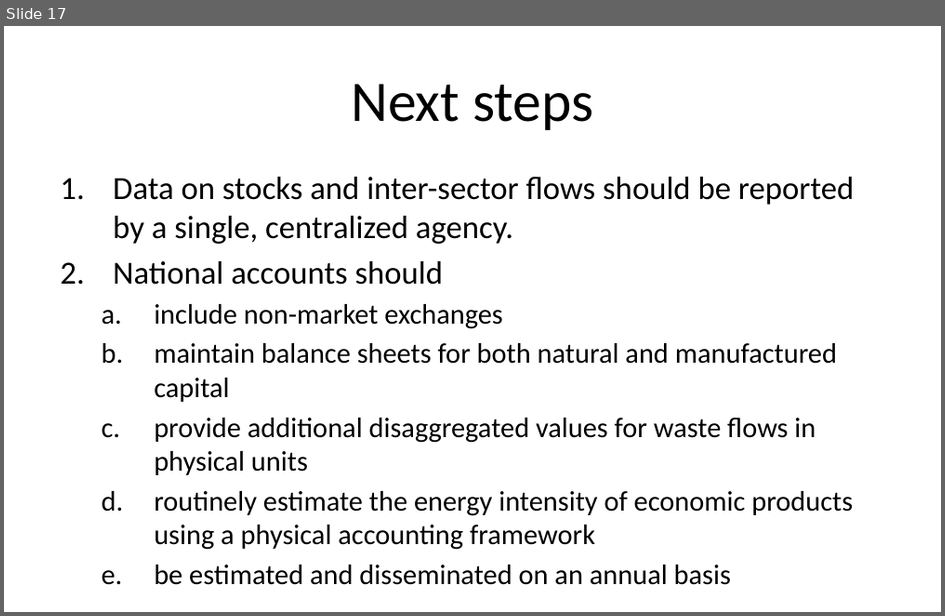
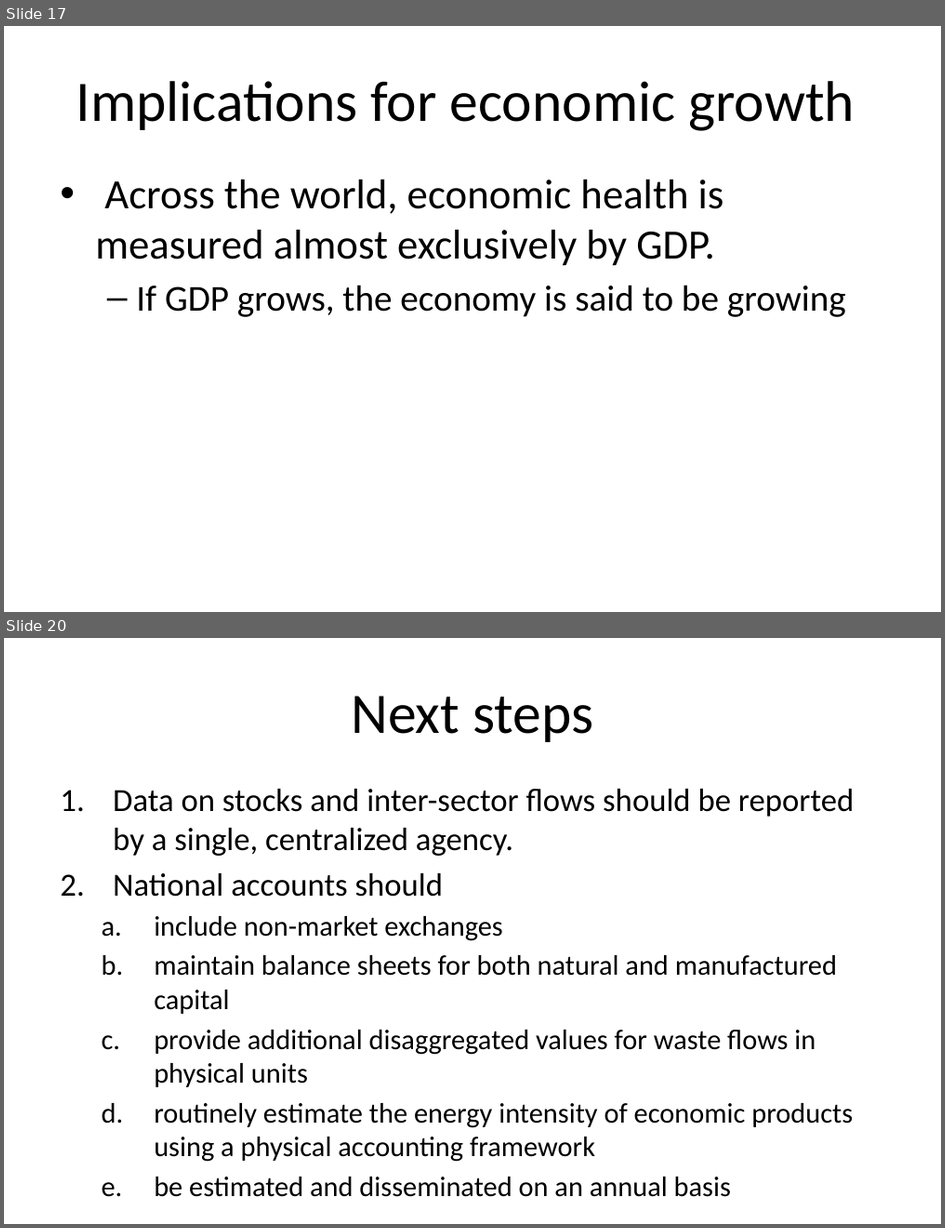
Before and after one commit to MatthewHeun/Dynamic-IO-Modeling, a slide deck: Book_launch/Book_launch_MCD_v2.pptx. Shown one above the other, each under a label of ours: slide 17 before the commit, slides 17 and 20 after it; the slides between them are not shown. The pictures are 945x616 and 945x1228 pixels, drawn with LibreOffice and Linux fonts; fonts in the diff are those of the drawing. Boxes give left, top, right and bottom in pixels: in the first picture for what was removed or moved away, otherwise in the second. Text is boxed around its words. In the diff, an @@ line names an element or a change of style, - is before the commit and + after.

Commit message:
Implications to book launch slides

```diff
--- a/Book_launch/Book_launch_MCD_v2.pptx
+++ b/Book_launch/Book_launch_MCD_v2.pptx
@@ slide 17 added at (x1=4, y1=26, x2=941, y2=612), background #FFFFFF @@
@@ title added at (x1=77, y1=81, x2=855, y2=131), 44 pt, text #000000 @@
+Implications for economic growth
@@ text added at (x1=95, y1=179, x2=847, y2=317), 32 pt, text #000000 @@
+• Across the world, economic health is measured almost exclusively by GDP.
+  – If GDP grows, the economy is said to be growing
@@ what was slide 17 is now slide 20 @@
```
Also in this commit, not shown: 1 slide changed, 2 other slides added.
